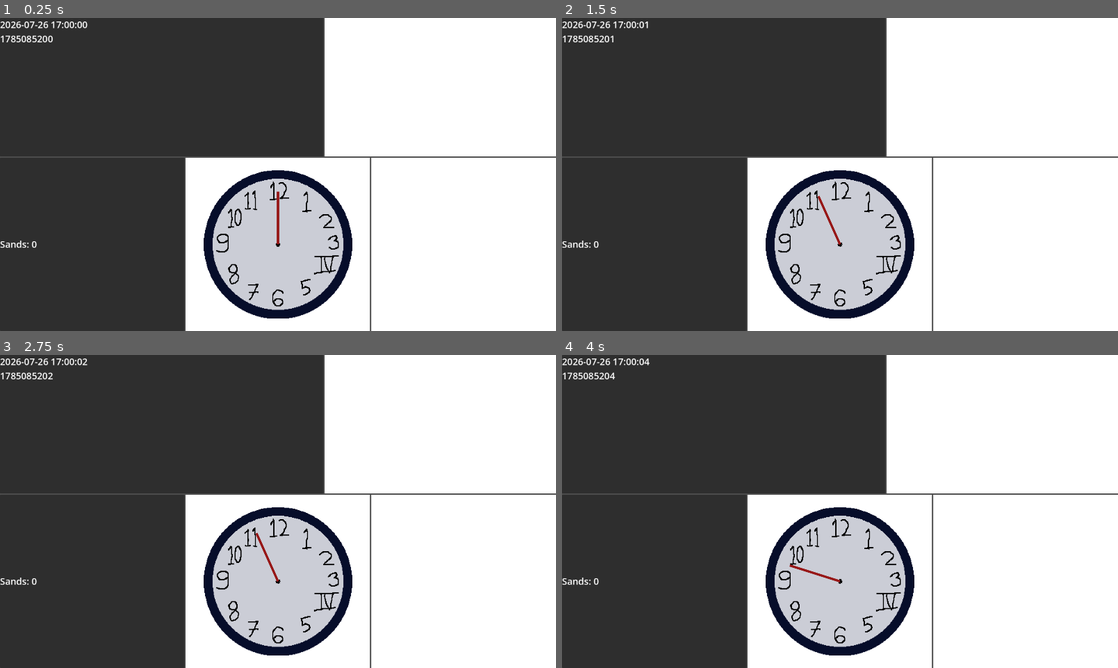
Above: before the commit, frames 1-4 (two rows, left to right).
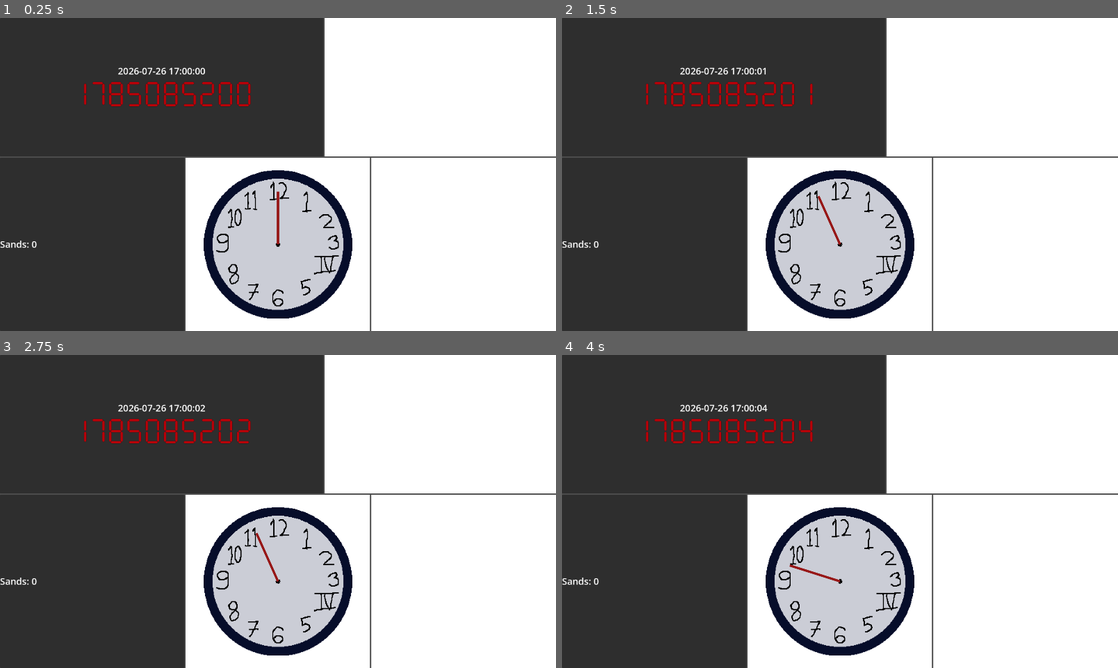
Above: after the commit, the same moments.

Repository: Aarfdark/gmtk-2026
Game: Godot game, scene res://main/main_hud.tscn
Two runs of this game, one before a commit and one after it. Both use one fixed random seed, a clock stepped at 60 frames per second and the inputs below.
Inputs (mouse positions are in pixels of both pictures, inside the frame that each line leads up to):
- Up to frame 1 (0.25 s): no input
- Up to frame 2 (1.5 s): tap Enter at 0.5 s; move the mouse to (840, 243) at 0.52 s; press the mouse at (840, 243) at 0.53 s; move the mouse to (728, 190) at 1.27 s; release the mouse at (728, 190) at 1.28 s; click (728, 190) at 1.35 s
- Up to frame 3 (2.75 s): move the mouse to (333, 442) at 2.02 s; press the mouse at (333, 442) at 2.03 s
- Up to frame 4 (4 s): tap Space at 2.75 s; move the mouse to (812, 574) at 2.77 s; release the mouse at (812, 574) at 2.78 s; click (812, 574) at 2.85 s; move the mouse to (1006, 558) at 3.52 s; press the mouse at (1006, 558) at 3.53 s

The runs differ from the first frame. In frame 1, 1.2% of the frame differs, in the area x 0-46%, y 1-29%; in frame 2, 1.1%; in frame 3, 1.2%; in frame 4, 1.2%.

Commit message:
Import and implement 7-segment font

Diff:
--- a/src/main/main_hud.tscn
+++ b/src/main/main_hud.tscn
@@ -4,6 +4,14 @@
 [ext_resource type="Script" uid="uid://cw531elkaceb6" path="res://main/time_label.gd" id="1_wdoo0"]
 [ext_resource type="Script" uid="uid://dasvtrr3d66db" path="res://main/main_hud.gd" id="1_yxwbc"]
 [ext_resource type="Resource" uid="uid://dht8l04mab2ep" path="res://custom_resources/starting_game_state.tres" id="2_7shfy"]
+[ext_resource type="FontFile" uid="uid://bdn4y8dm5na4l" path="res://theming/DigitTech7-Regular.ttf" id="4_7shfy"]
+
+[sub_resource type="LabelSettings" id="LabelSettings_rqo1v"]
+font = ExtResource("4_7shfy")
+font_size = 96
+font_color = Color(0.72557825, 0, 0.03410189, 1)
+outline_size = 1
+outline_color = Color(0, 0, 0, 1)
 
 [node name="MainHUD" type="Control" unique_id=35521763]
 layout_mode = 3
@@ -42,16 +50,21 @@
 
 [node name="VBoxContainer" type="VBoxContainer" parent="VBoxContainer/HBoxContainer/HBoxContainer/TIMECOUNTER" unique_id=1539254180]
 layout_mode = 2
+alignment = 1
 
 [node name="TimeLabelISO" type="Label" parent="VBoxContainer/HBoxContainer/HBoxContainer/TIMECOUNTER/VBoxContainer" unique_id=915000530]
 unique_name_in_owner = true
 layout_mode = 2
+horizontal_alignment = 1
 script = ExtResource("1_wdoo0")
 convert_to_iso = true
 
 [node name="TimeLabelUnix" type="Label" parent="VBoxContainer/HBoxContainer/HBoxContainer/TIMECOUNTER/VBoxContainer" unique_id=1916945416]
 unique_name_in_owner = true
 layout_mode = 2
+text = "80478273959823"
+label_settings = SubResource("LabelSettings_rqo1v")
+horizontal_alignment = 1
 script = ExtResource("1_wdoo0")
 
 [node name="MESSAGES" type="ColorRect" parent="VBoxContainer/HBoxContainer/HBoxContainer" unique_id=3036355]
Binary file added: src/theming/DigitTech7-Regular.ttf
Not shown, added: src/theming/DigitTech7-Regular.ttf.import
